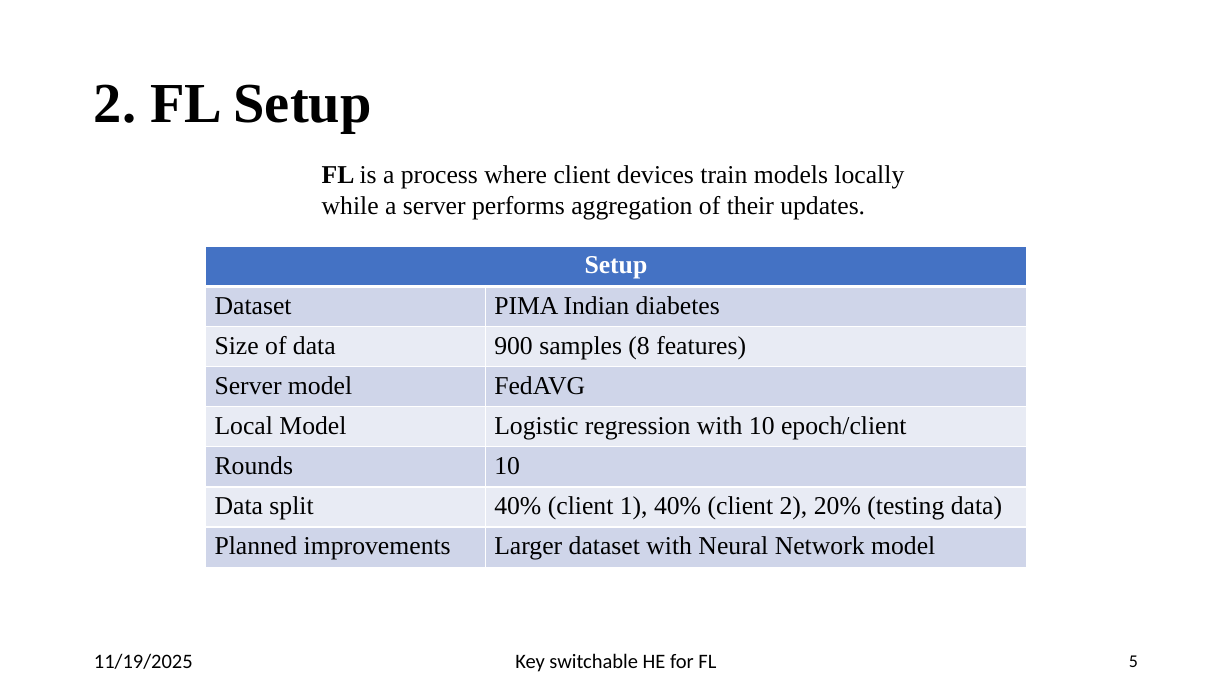
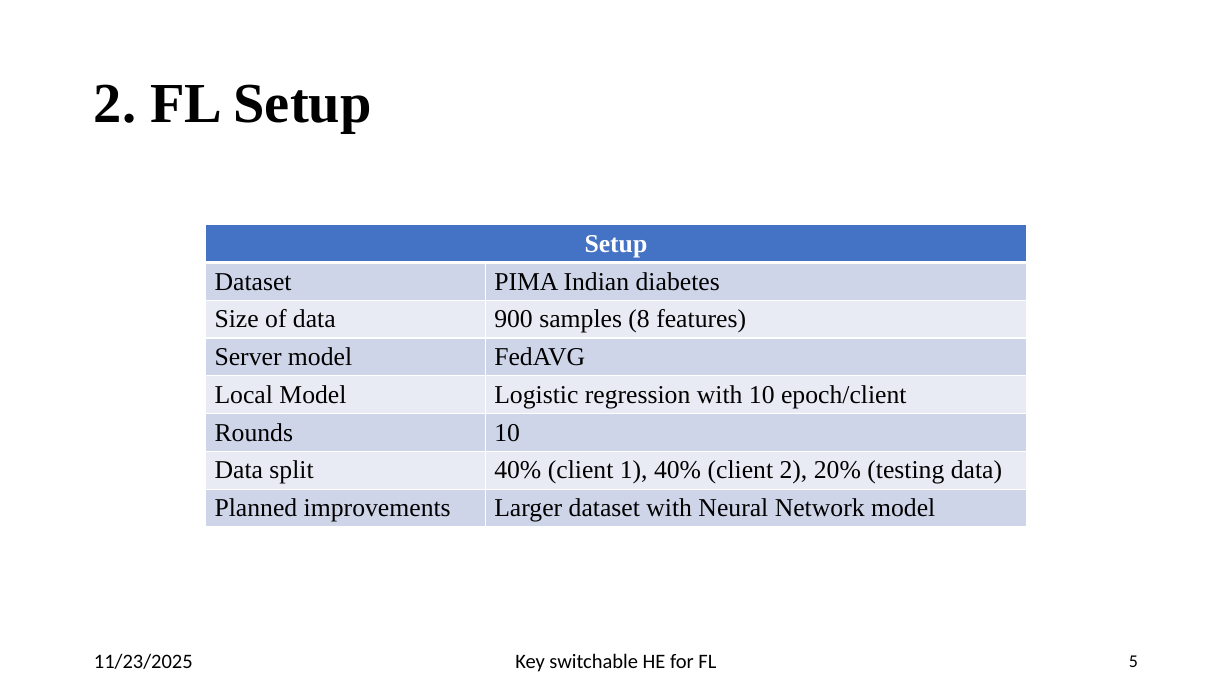
Before and after one commit to pyb0b/master-thesis-report, a slide deck: slide 5 of Final Presentation.pptx. Drawn at 1232x693 pixels with LibreOffice and Linux fonts; fonts in the diff are those of the drawing. Boxes give left, top, right and bottom in pixels: in the first picture for what was removed or moved away, otherwise in the second. Text is boxed around its words. In the diff, an @@ line names an element or a change of style, - is before the commit and + after.

```diff
--- a/Final Presentation.pptx
+++ b/Final Presentation.pptx
@@ text removed at (x1=322, y1=165, x2=904, y2=220) @@
-FL is a process where client devices train models locally while a server performs aggregation of their updates.
@@ table moved from (x1=205, y1=247, x2=1027, y2=567) to (x1=205, y1=225, x2=1027, y2=545) @@
@@ text at (x1=94, y1=653, x2=193, y2=669): text changed @@
-11/19/2025
+11/23/2025
```
Also in this commit, not shown: 17 other slides changed, 5 slides added, 1 slide removed.
